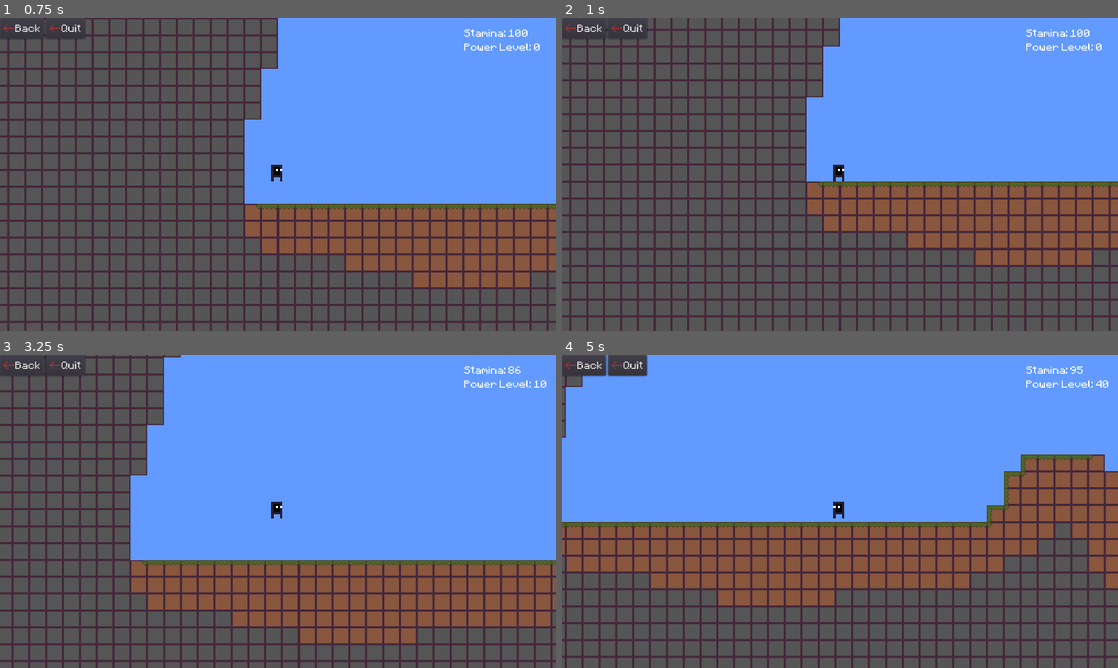
Above: before the commit, frames 1-4 (two rows, left to right).
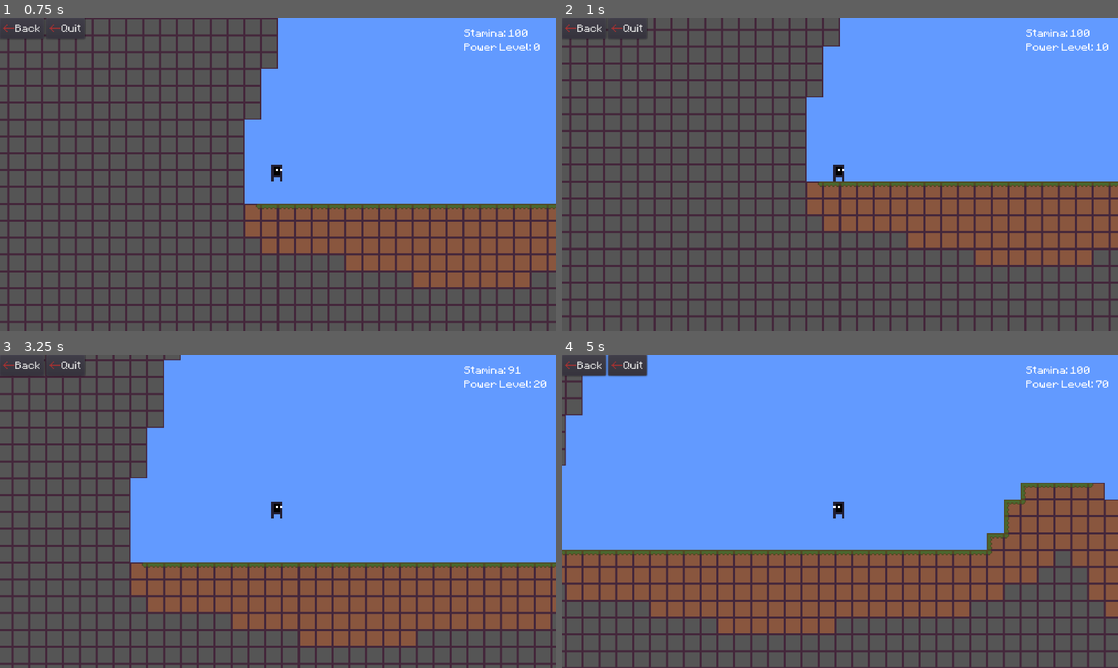
Above: after the commit, the same moments.

Repository: NicolasLFerreira/Survival
Game: Godot game, scene res://main_menu.tscn
Same seed, same stepped clock (60 frames per second), same inputs: the game is played once before the commit and once after it.
Inputs:
- Up to frame 1 (0.75 s): click "Play" at 0.5 s
- Up to frame 2 (1 s): no input
- Up to frame 3 (3.25 s): click "Back" at 1.25 s; click "Play" at 2 s; tap Enter at 2.75 s; hold Right (right) from 2.78 s (still down); hold Shift (shift) from 2.78 s (still down); tap P (play) at 2.85 s; tap Up (jump) at 3.02 s
- Up to frame 4 (5 s): tap Up (jump) at 3.32, 3.77, 3.8, 4.07 s; release Shift (shift) at 3.53 s; tap Shift (shift) at 3.6 s; release Right (right) at 4.28 s; hold Left (left) from 4.28 s (still down); hold Up (jump) from 4.28 s (still down); tap P (play) at 4.55 s

Frame 1 is identical in both runs. In frame 2, less than 0.1% of the frame differs, in the area x 96-99%, y 8-11%; in frame 3, 12%; in frame 4, 26%, in the area x 0-100%, y 3-100%.

Commit message:
Changed variable values

Diff:
--- a/KinematicBody2D.gd
+++ b/KinematicBody2D.gd
@@ -68,22 +68,22 @@
 
 	#Jumping
 
-	if is_on_floor() and jump and stm >= 10:
+	if is_on_floor() and jump and stm >= 5:
 		vector.y = jp_f
 		if jp:
-			stm -= 10
+			stm -= 5
 
 	#stm
 
 	if shift and stm >= 1:
 		spd = spd_s
 		spd_m = spd_sm
-		jp_f = -950
+		jp_f = -1000
 		jp = true
 	else:
 		spd = 125
 		spd_m = 750
-		jp_f = -780
+		jp_f = -775
 		jp = false
 
 	if power == 100 and Input.is_action_pressed("power"):
--- a/main_scene.tscn
+++ b/main_scene.tscn
@@ -21,7 +21,7 @@
 script = ExtResource( 1 )
 
 [node name="sky" type="Sprite" parent="."]
-position = Vector2( 2507.5, 536.611 )
+position = Vector2( 2478.83, 565.211 )
 scale = Vector2( 984.957, 545.193 )
 texture = ExtResource( 2 )
 
--- a/player.tscn
+++ b/player.tscn
@@ -123,7 +123,7 @@
 one_shot = true
 
 [node name="powergen" type="Timer" parent="player"]
-wait_time = 0.6
+wait_time = 0.4
 autostart = true
 [connection signal="pressed" from="player/player_camera/menub/menubox/back" to="." method="_on_back_pressed"]
 [connection signal="pressed" from="player/player_camera/menub/menubox/quit" to="." method="_on_quit_pressed"]
Not shown, changed: export_presets.cfg
